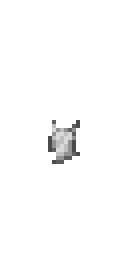
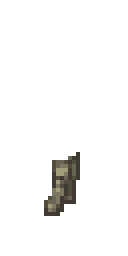
Revision of a layered 128 x 256 image; what changed, layer by layer:
hid "undershirt", painted on it over [48, 120, 80, 164]
showed "cargo pants", painted on it over [44, 152, 80, 216]
